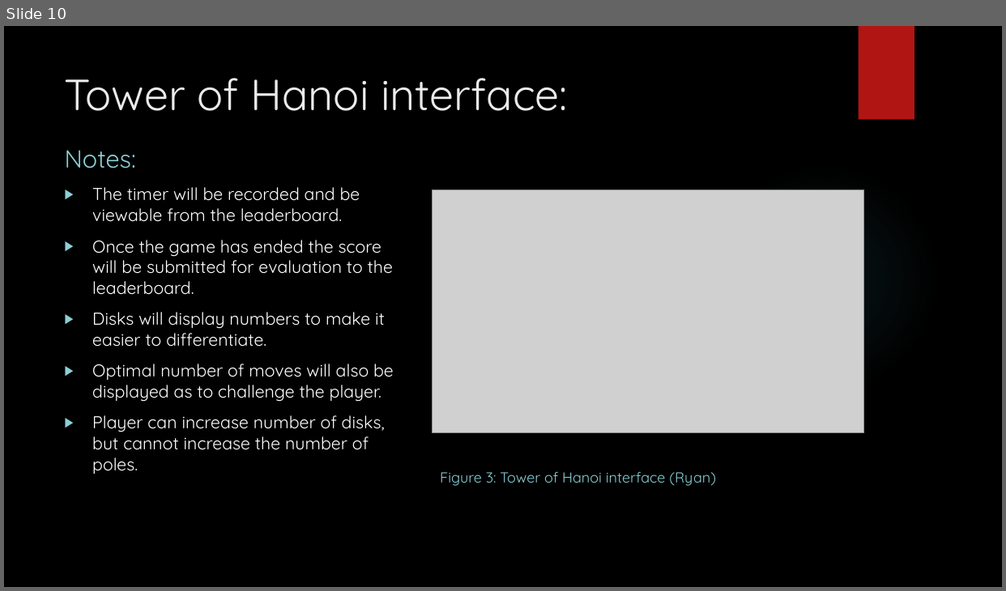
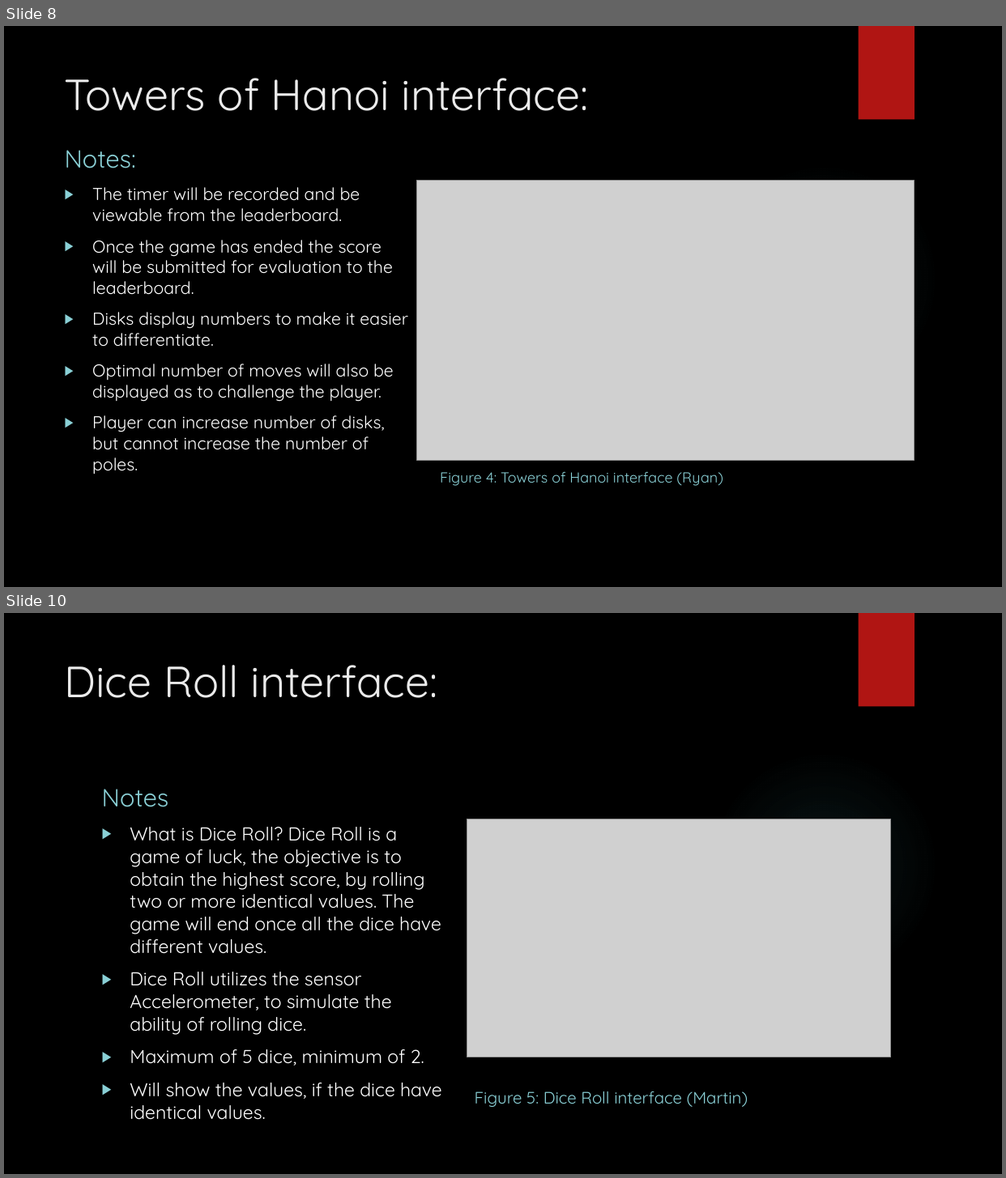
Before and after one commit to IgnitionOrk/SCaR_Arcade, a slide deck: SCaRArcade.pptx. Shown one above the other, each under a label of ours: slide 10 before the commit, slides 8 and 10 after it; the slides between them are not shown. The pictures are 1006x591 and 1006x1178 pixels, drawn with LibreOffice and Linux fonts; fonts in the diff are those of the drawing; grey boxes stand for pictures; background and template pictures are left out. Boxes give left, top, right and bottom in pixels: in the first picture for what was removed or moved away, otherwise in the second. Text is boxed around its words. In the diff, an @@ line names an element or a change of style, - is before the commit and + after.

```diff
--- a/SCaRArcade.pptx
+++ b/SCaRArcade.pptx
@@ slide 10 added at (x1=4, y1=613, x2=1002, y2=1174), background picture (left out); not listed: 2 template elements that a slide beside it also shows @@
@@ title added at (x1=65, y1=665, x2=438, y2=698), 42 pt, text #EBEBEB @@
+Dice Roll interface:
@@ text added at (x1=102, y1=789, x2=169, y2=807), 24 pt, text #8AD0D6 @@
+Notes
@@ text added at (x1=130, y1=827, x2=442, y2=1120), 18 pt, text #FFFFFF @@
+▶ What is Dice Roll? Dice Roll is a game of luck, the objective is to obtain the highest score, by rolling two or more identical values. The game will end once all the dice have different values.
+▶ Dice Roll utilizes the sensor Accelerometer, to simulate the ability of rolling dice.
+▶ Maximum of 5 dice, minimum of 2.
+▶ Will show the values, if the dice have identical values.
@@ picture added at (x1=467, y1=819, x2=890, y2=1058) @@
@@ text added at (x1=475, y1=1092, x2=748, y2=1107), 16 pt, text #8AD0D6 @@
+Figure 5: Dice Roll interface (Martin)
@@ what was slide 10 is now slide 8 @@
@@ slide 8 changed as well @@
@@ title at (x1=65, y1=78, x2=589, y2=111): text changed @@
-Tower of Hanoi interface:
+Towers of Hanoi interface:
@@ picture resized from (x1=432, y1=190, x2=864, y2=433) to (x1=416, y1=180, x2=914, y2=460) @@
@@ text at (x1=92, y1=312, x2=408, y2=347): text changed @@
-▶ Disks will display numbers to make it easier to differentiate.
+▶ Disks display numbers to make it easier to differentiate.
@@ text at (x1=440, y1=472, x2=723, y2=486): text changed @@
-Figure 3: Tower of Hanoi interface (Ryan)
+Figure 4: Towers of Hanoi interface (Ryan)
```
Also in this commit, not shown: 8 other slides changed, 2 other slides added, 8 slides removed, 1 other file.
